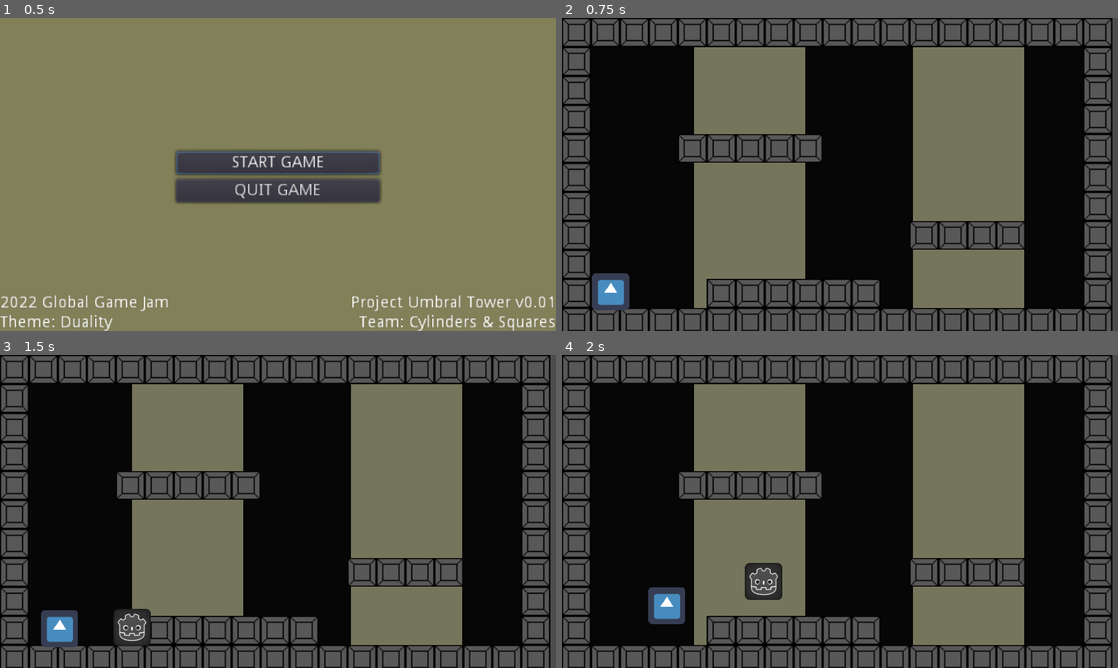
Above: before the commit, frames 1-4 (two rows, left to right).
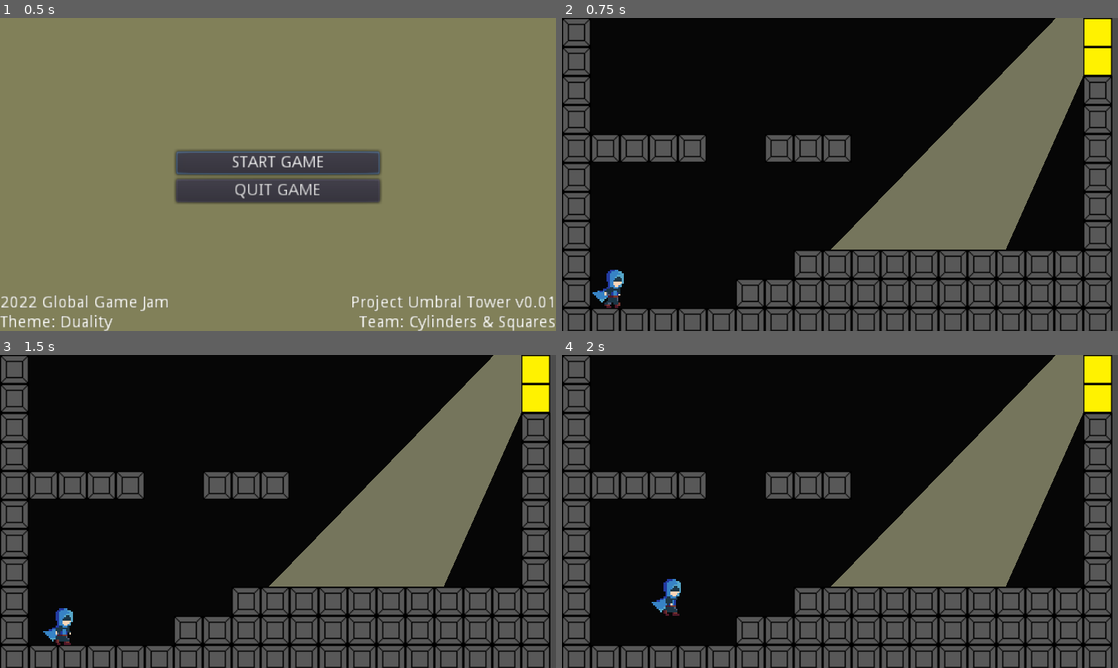
Above: after the commit, the same moments.

Repository: ptroply/ggj2022
Game: Godot game, scene res://MainMenu.tscn
The game is run twice, just before and just after one commit, with the same random seed, the same clock (stepped at 60 frames per second) and the same inputs. The engine's default icon, where the game draws it, is replaced by a stand-in: a white triangle on a blue panel in a dark square.
Inputs:
- Up to frame 1 (0.5 s): no input
- Up to frame 2 (0.75 s): click "START GAME" at 0.5 s
- Up to frame 3 (1.5 s): tap Enter at 1.25 s; hold Right (ui_right) from 1.28 s (still down)
- Up to frame 4 (2 s): keep holding Right (ui_right); tap Up (ui_up) at 1.52 s

Frame 1 is identical in both runs. In frame 2, 42% of the frame differs, in the area x 5-99%, y 0-94%; in frame 3, 43%; in frame 4, 42%.

Commit message:
assets + shadow phys

Diff:
--- /dev/null
+++ b/Character.gd
@@ -0,0 +1,35 @@
+extends Node2D
+
+var p: Vector2
+var c: Vector2
+var inLight: bool = false
+
+onready var player = $Player
+onready var shadow = $Shadow
+
+
+func _process(_delta):
+
+	p = player.global_position
+	c = shadow.global_position
+
+	if p.distance_to(c) < 50:
+		shadow.Acceleration = 0
+	else:
+		shadow.Acceleration = 450
+
+
+	if inLight:
+		shadow.visible = true
+	else:
+		shadow.visible = false
+
+#	if shadow.Acceleration == 0 && c.y < p.y:
+#		shadow.global_position.y = p.y
+
+
+func _on_Light1_area_entered(_area):
+	inLight = true
+
+func _on_Light1_area_exited(_area):
+	inLight = false
--- a/Level.tscn
+++ b/Level.tscn
@@ -1,11 +1,10 @@
-[gd_scene load_steps=7 format=2]
+[gd_scene load_steps=8 format=2]
 
 [ext_resource path="res://assets/placeHolderBlock.png" type="Texture" id=1]
 [ext_resource path="res://Player.tscn" type="PackedScene" id=2]
 [ext_resource path="res://Shadow.tscn" type="PackedScene" id=3]
-
-[sub_resource type="RectangleShape2D" id=3]
-extents = Vector2( 42, 129 )
+[ext_resource path="res://assets/placeHolderSprites.png" type="Texture" id=4]
+[ext_resource path="res://Character.gd" type="Script" id=5]
 
 [sub_resource type="ConvexPolygonShape2D" id=2]
 points = PoolVector2Array( 0, 0, 25, 0, 25, 25, 0, 25 )
@@ -32,6 +31,20 @@
 "shape_transform": Transform2D( 1, 0, 0, 1, 0, 0 )
 } ]
 1/z_index = 0
+2/name = "placeHolderSprites.png 2"
+2/texture = ExtResource( 4 )
+2/tex_offset = Vector2( 0, 0 )
+2/modulate = Color( 1, 1, 1, 1 )
+2/region = Rect2( 150, 0, 25, 25 )
+2/tile_mode = 0
+2/occluder_offset = Vector2( 0, 0 )
+2/navigation_offset = Vector2( 0, 0 )
+2/shape_offset = Vector2( 0, 0 )
+2/shape_transform = Transform2D( 1, 0, 0, 1, 0, 0 )
+2/shape_one_way = false
+2/shape_one_way_margin = 0.0
+2/shapes = [  ]
+2/z_index = 0
 
 [node name="Level" type="Node2D"]
 
@@ -44,49 +57,41 @@
 }
 
 [node name="Light1" type="Area2D" parent="."]
-position = Vector2( 303, 18 )
+position = Vector2( 772, 98 )
+rotation = 0.436332
 
-[node name="CollisionShape2D" type="CollisionShape2D" parent="Light1"]
-position = Vector2( 48, 119 )
-shape = SubResource( 3 )
-one_way_collision_margin = 0.0
+[node name="Polygon2D" type="Polygon2D" parent="Light1"]
+position = Vector2( -284.334, 104.092 )
+rotation = -0.436332
+scale = Vector2( 1.77322, 0.955229 )
+color = Color( 1, 0.996078, 0.784314, 0.447059 )
+polygon = PoolVector2Array( 23.033, -166.635, -57, 166, -145, 154 )
 
-[node name="LightRect" type="ColorRect" parent="Light1"]
-margin_right = 96.0
-margin_bottom = 241.0
-color = Color( 1, 0.996078, 0.784314, 0.447059 )
-__meta__ = {
-"_edit_use_anchors_": false
-}
-
-[node name="Light2" type="Area2D" parent="."]
-position = Vector2( 114, 13 )
-
-[node name="CollisionShape2D" type="CollisionShape2D" parent="Light2"]
-position = Vector2( 48, 119 )
-shape = SubResource( 3 )
-one_way_collision_margin = 0.0
-
-[node name="LightRect" type="ColorRect" parent="Light2"]
-margin_right = 96.0
-margin_bottom = 241.0
-color = Color( 1, 0.996078, 0.784314, 0.447059 )
-__meta__ = {
-"_edit_use_anchors_": false
-}
+[node name="CollisionPolygon2D" type="CollisionPolygon2D" parent="Light1"]
+position = Vector2( -324.958, 1.63135 )
+rotation = -0.436332
+scale = Vector2( 1.69924, 1.45748 )
+polygon = PoolVector2Array( -2.91083, 1.71269, -63.9363, 181.779, -152.287, 175.282 )
 
 [node name="TileMap" type="TileMap" parent="."]
 tile_set = SubResource( 1 )
 cell_size = Vector2( 25, 25 )
 format = 1
-tile_data = PoolIntArray( 0, 1, 0, 1, 1, 0, 2, 1, 0, 3, 1, 0, 4, 1, 0, 5, 1, 0, 6, 1, 0, 7, 1, 0, 8, 1, 0, 9, 1, 0, 10, 1, 0, 11, 1, 0, 12, 1, 0, 13, 1, 0, 14, 1, 0, 15, 1, 0, 16, 1, 0, 17, 1, 0, 18, 1, 0, 65536, 1, 0, 65554, 1, 0, 131072, 1, 0, 131090, 1, 0, 196608, 1, 0, 196626, 1, 0, 262144, 1, 0, 262148, 1, 0, 262149, 1, 0, 262150, 1, 0, 262151, 1, 0, 262152, 1, 0, 262162, 1, 0, 327680, 1, 0, 327698, 1, 0, 393216, 1, 0, 393234, 1, 0, 458752, 1, 0, 458764, 1, 0, 458765, 1, 0, 458766, 1, 0, 458767, 1, 0, 458770, 1, 0, 524288, 1, 0, 524306, 1, 0, 589824, 1, 0, 589829, 1, 0, 589830, 1, 0, 589831, 1, 0, 589832, 1, 0, 589833, 1, 0, 589834, 1, 0, 589842, 1, 0, 655360, 1, 0, 6553 …(248 unchanged characters)…
+tile_data = PoolIntArray( 0, 1, 0, 18, 2, 0, 65536, 1, 0, 65554, 2, 0, 131072, 1, 0, 131090, 1, 0, 196608, 1, 0, 196626, 1, 0, 262144, 1, 0, 262145, 1, 0, 262146, 1, 0, 262147, 1, 0, 262148, 1, 0, 262151, 1, 0, 262152, 1, 0, 262153, 1, 0, 262162, 1, 0, 327680, 1, 0, 327698, 1, 0, 393216, 1, 0, 393234, 1, 0, 458752, 1, 0, 458770, 1, 0, 524288, 1, 0, 524296, 1, 0, 524297, 1, 0, 524298, 1, 0, 524299, 1, 0, 524300, 1, 0, 524301, 1, 0, 524302, 1, 0, 524303, 1, 0, 524304, 1, 0, 524305, 1, 0, 524306, 1, 0, 589824, 1, 0, 589830, 1, 0, 589831, 1, 0, 589832, 1, 0, 589833, 1, 0, 589834, 1, 0, 589835, 1, 0, 589836, 1, 0, 589837, 1, 0, 589838, 1, 0, 589839, 1, 0, 589840, 1, 0, 589841, 1, 0, 589842, 1, 0, 655360, 1, 0, 6553 …(248 unchanged characters)…
 
-[node name="Player" parent="." instance=ExtResource( 2 )]
+[node name="Character" type="Node2D" parent="."]
+script = ExtResource( 5 )
+
+[node name="Shadow" parent="Character" instance=ExtResource( 3 )]
+visible = false
 position = Vector2( 42, 248 )
+scale = Vector2( 3, 3 )
+collision_layer = 8
 
-[node name="Shadow" parent="Player" instance=ExtResource( 3 )]
+[node name="Player" parent="Character" instance=ExtResource( 2 )]
+position = Vector2( 42, 248 )
+collision_layer = 4
+collision_mask = 3
 
-[connection signal="area_entered" from="Light1" to="Player/Shadow" method="_on_Area2D_area_entered"]
-[connection signal="area_exited" from="Light1" to="Player/Shadow" method="_on_Area2D_area_exited"]
-[connection signal="area_entered" from="Light2" to="Player/Shadow" method="_on_Area2D_area_entered"]
-[connection signal="area_exited" from="Light2" to="Player/Shadow" method="_on_Area2D_area_exited"]
+[connection signal="area_entered" from="Light1" to="Character" method="_on_Light1_area_entered"]
+[connection signal="area_exited" from="Light1" to="Character" method="_on_Light1_area_exited"]
--- a/Player.gd
+++ b/Player.gd
@@ -1,24 +1,30 @@
 extends KinematicBody2D
 
+export var location : Vector2 = Vector2()
+
 const Acceleration = 450
-const MaxSpeed = 78
+const MaxSpeed = 80
 const Friction = 0.4
-const AirFriction = 0.004
+const AirFriction = 0.002
 const Gravity = 360
-const JumpForce = 180
+const JumpForce = 200
 
-var motion = Vector2.ZERO
+var motion : Vector2 = Vector2()
 
 onready var sprite = $Sprite
+onready var animationPlayer = $AnimationPlayer
 
 func _physics_process(delta):
 
 	var inputX = Input.get_action_strength("ui_right") - Input.get_action_strength("ui_left")
 
 	if inputX != 0:
+		animationPlayer.play("walk")
 		motion.x += inputX * Acceleration * delta
 		motion.x = clamp(motion.x, -MaxSpeed, MaxSpeed)
 		sprite.flip_h = inputX < 0
+	else:
+		animationPlayer.stop()
 
 	motion.y += Gravity * delta
 
--- a/Player.tscn
+++ b/Player.tscn
@@ -1,22 +1,60 @@
-[gd_scene load_steps=4 format=2]
+[gd_scene load_steps=6 format=2]
 
-[ext_resource path="res://icon.png" type="Texture" id=1]
+[ext_resource path="res://assets/playerWalkCycle.png" type="Texture" id=1]
 [ext_resource path="res://Player.gd" type="Script" id=2]
 
-[sub_resource type="CapsuleShape2D" id=1]
-height = 8.0
+[sub_resource type="RectangleShape2D" id=1]
+extents = Vector2( 1.75, 4.75 )
+
+[sub_resource type="Animation" id=2]
+length = 0.001
+tracks/0/type = "value"
+tracks/0/path = NodePath("Sprite:frame")
+tracks/0/interp = 1
+tracks/0/loop_wrap = true
+tracks/0/imported = false
+tracks/0/enabled = true
+tracks/0/keys = {
+"times": PoolRealArray( 0 ),
+"transitions": PoolRealArray( 1 ),
+"update": 0,
+"values": [ 0 ]
+}
+
+[sub_resource type="Animation" id=3]
+resource_name = "walk"
+length = 0.9
+loop = true
+tracks/0/type = "value"
+tracks/0/path = NodePath("Sprite:frame")
+tracks/0/interp = 1
+tracks/0/loop_wrap = true
+tracks/0/imported = false
+tracks/0/enabled = true
+tracks/0/keys = {
+"times": PoolRealArray( 0, 0.1, 0.2, 0.3, 0.4, 0.5, 0.6, 0.7, 0.8 ),
+"transitions": PoolRealArray( 1, 1, 1, 1, 1, 1, 1, 1, 1 ),
+"update": 1,
+"values": [ 0, 1, 2, 3, 4, 5, 6, 7, 8 ]
+}
 
 [node name="Player" type="KinematicBody2D"]
+scale = Vector2( 3, 3 )
 script = ExtResource( 2 )
 __meta__ = {
 "_edit_horizontal_guides_": [  ]
 }
 
+[node name="Sprite" type="Sprite" parent="."]
+position = Vector2( 0, -6 )
+scale = Vector2( 0.5, 0.5 )
+texture = ExtResource( 1 )
+hframes = 9
+
 [node name="CollisionShape2D" type="CollisionShape2D" parent="."]
-position = Vector2( 0, -15 )
+position = Vector2( 0.75, -5 )
 shape = SubResource( 1 )
 
-[node name="Sprite" type="Sprite" parent="."]
-position = Vector2( 0, -15 )
-scale = Vector2( 0.5, 0.5 )
-texture = ExtResource( 1 )
+[node name="AnimationPlayer" type="AnimationPlayer" parent="."]
+anims/RESET = SubResource( 2 )
+anims/walk = SubResource( 3 )
--- a/Shadow.gd
+++ b/Shadow.gd
@@ -1,17 +1,29 @@
 extends KinematicBody2D
 
-const Acceleration = 450
-const MaxSpeed = 78
+
+const MaxSpeed = 80
 const Friction = 0.4
-const AirFriction = 0.004
-const Gravity = 360
-const JumpForce = 180
+const AirFriction = 0.002
+const JumpForce = 200
+
+var Acceleration = 450
+var Gravity : int = 360
 var motion = Vector2.ZERO
 
-onready var player = $Player
 onready var sprite = $ShadowSprite
+onready var animationPlayer = $AnimationPlayer
+#onready var shadowBox = $ShadowShape2D
+#onready var shadowBox2 = $Area2D/ShadowShape
 
 func _physics_process(delta):
+
+#	if visible == false:
+#		shadowBox.set_disabled(true)
+##		shadowBox2.set_disabled(true)
+#	else:
+#		shadowBox.set_disabled(false)
+##		shadowBox2.set_disabled(false)
+
 
 	var inputX = Input.get_action_strength("ui_right") - Input.get_action_strength("ui_left")
 
@@ -19,6 +31,9 @@
 		motion.x += inputX * Acceleration * delta
 		motion.x = clamp(motion.x, -MaxSpeed, MaxSpeed)
 		sprite.flip_h = inputX < 0
+		animationPlayer.play("walk")
+	else:
+		animationPlayer.stop()
 
 	motion.y += Gravity * delta
 
@@ -36,17 +51,3 @@
 			motion.x = lerp(motion.x, 0, AirFriction)
 
 	motion = move_and_slide(motion, Vector2.UP)
-
-
-
-
-func _on_Area2D_body_entered(body):
-	sprite.visible = true
-
-
-func _on_Area2D_area_entered(area):
-	visible = true
-
-
-func _on_Area2D_area_exited(area):
-	visible = false
--- a/Shadow.tscn
+++ b/Shadow.tscn
@@ -1,29 +1,64 @@
-[gd_scene load_steps=5 format=2]
+[gd_scene load_steps=6 format=2]
 
-[ext_resource path="res://icon-shadow.png" type="Texture" id=1]
+[ext_resource path="res://assets/shadowWalkCycle.png" type="Texture" id=1]
 [ext_resource path="res://Shadow.gd" type="Script" id=2]
 
-[sub_resource type="CapsuleShape2D" id=4]
-height = 10.0
+[sub_resource type="RectangleShape2D" id=1]
+extents = Vector2( 2, 5.5 )
 
-[sub_resource type="CircleShape2D" id=5]
-radius = 11.0454
+[sub_resource type="Animation" id=3]
+length = 0.001
+tracks/0/type = "value"
+tracks/0/path = NodePath("ShadowSprite:frame")
+tracks/0/interp = 1
+tracks/0/loop_wrap = true
+tracks/0/imported = false
+tracks/0/enabled = true
+tracks/0/keys = {
+"times": PoolRealArray( 0 ),
+"transitions": PoolRealArray( 1 ),
+"update": 0,
+"values": [ 0 ]
+}
+
+[sub_resource type="Animation" id=4]
+resource_name = "walk"
+length = 0.9
+loop = true
+tracks/0/type = "value"
+tracks/0/path = NodePath("ShadowSprite:frame")
+tracks/0/interp = 1
+tracks/0/loop_wrap = true
+tracks/0/imported = false
+tracks/0/enabled = true
+tracks/0/keys = {
+"times": PoolRealArray( 0, 0.1, 0.2, 0.3, 0.4, 0.5, 0.6, 0.7, 0.8 ),
+"transitions": PoolRealArray( 1, 1, 1, 1, 1, 1, 1, 1, 1 ),
+"update": 1,
+"values": [ 0, 1, 2, 3, 4, 5, 6, 7, 8 ]
+}
 
 [node name="Shadow" type="KinematicBody2D"]
-visible = false
-position = Vector2( 53, -15 )
+collision_layer = 0
 script = ExtResource( 2 )
 
 [node name="ShadowShape2D" type="CollisionShape2D" parent="."]
-position = Vector2( 1, 0 )
-shape = SubResource( 4 )
+position = Vector2( 1.25, -6.25 )
+shape = SubResource( 1 )
 
 [node name="ShadowSprite" type="Sprite" parent="."]
+position = Vector2( 0.25, -6.75 )
 scale = Vector2( 0.5, 0.5 )
 texture = ExtResource( 1 )
+hframes = 9
+
+[node name="AnimationPlayer" type="AnimationPlayer" parent="."]
+anims/RESET = SubResource( 3 )
+anims/walk = SubResource( 4 )
 
 [node name="Area2D" type="Area2D" parent="."]
+collision_layer = 0
 
-[node name="ShadowDetect" type="CollisionShape2D" parent="Area2D"]
-position = Vector2( 1, 0 )
-shape = SubResource( 5 )
+[node name="ShadowShape" type="CollisionShape2D" parent="Area2D"]
+position = Vector2( 1.25, -6.25 )
+shape = SubResource( 1 )
Binary file added: assets/placeHolderSprites.png
Not shown, added: assets/placeHolderSprites.png.import
Binary file added: assets/playerWalkCycle.png
Not shown, added: assets/playerWalkCycle.png.import
Binary file added: assets/shadowWalkCycle.png
Not shown, added: assets/shadowWalkCycle.png.import
